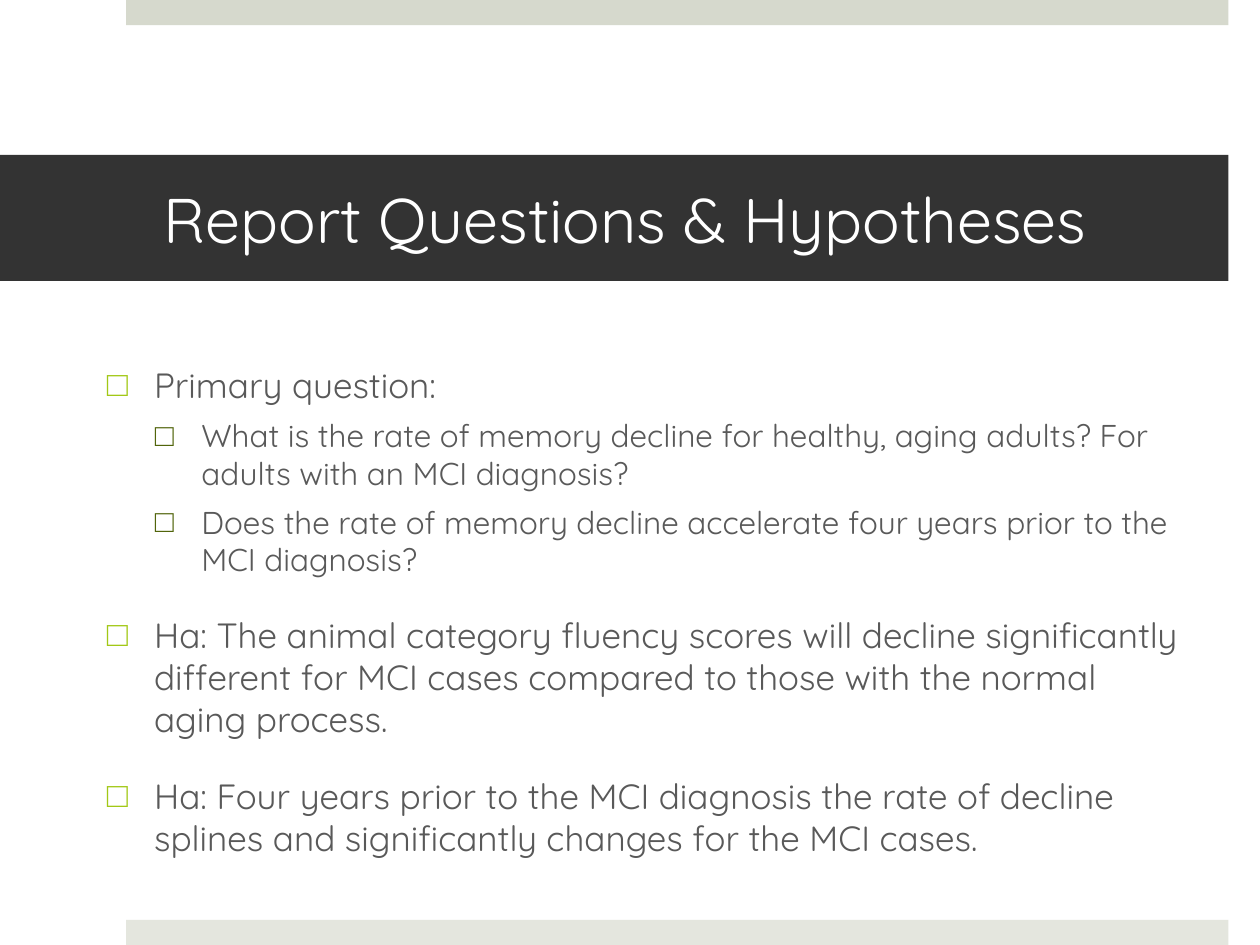
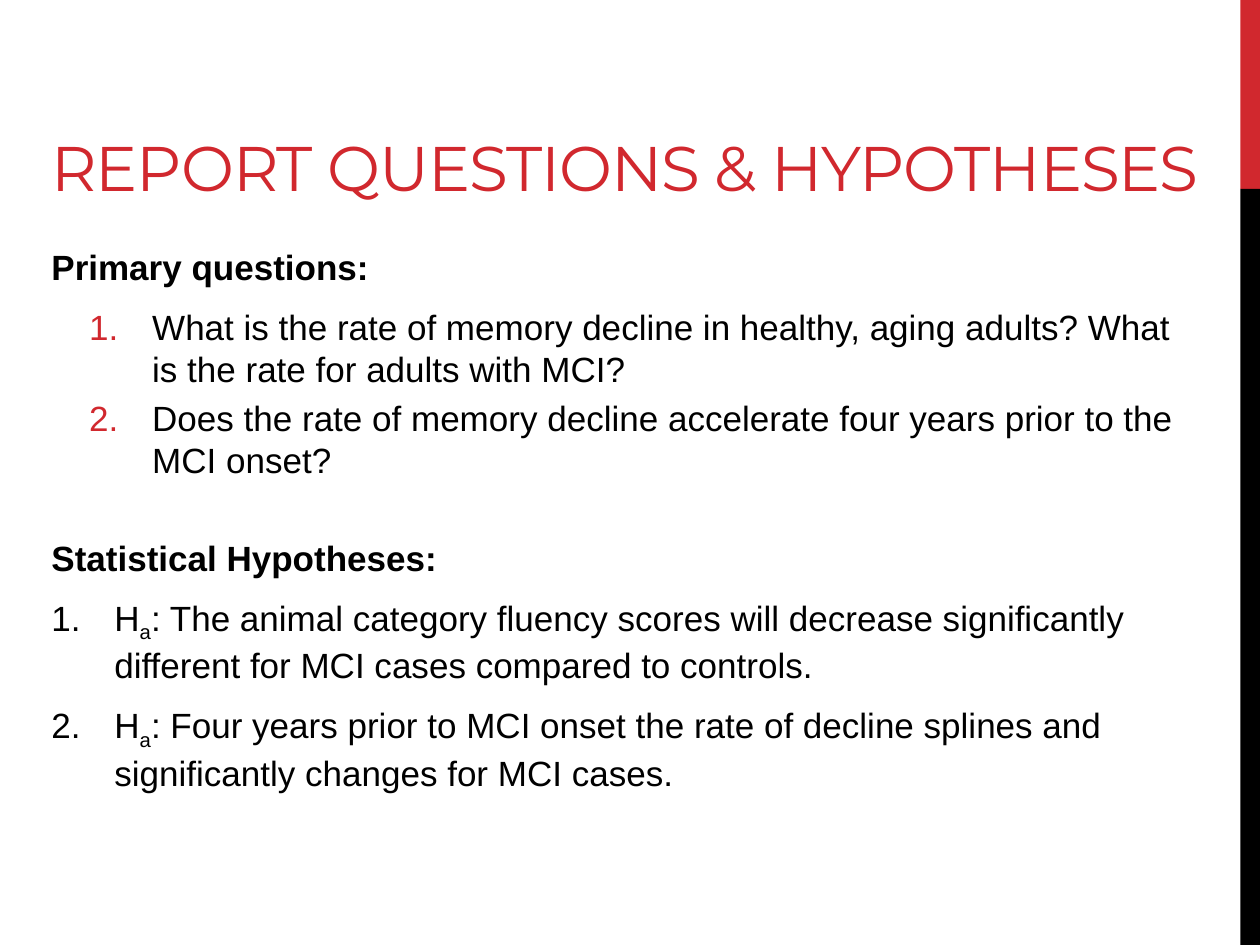
Before and after one commit to Delgoulding/Biostat-Projects, a slide deck: slide 2 of Project3/Reports/Project 3 Presentation.pptx. Drawn at 1260x945 pixels with LibreOffice and Linux fonts; fonts in the diff are those of the drawing. Boxes give left, top, right and bottom in pixels: in the first picture for what was removed or moved away, otherwise in the second. Text is boxed around its words. In the diff, an @@ line names an element or a change of style, - is before the commit and + after.

```diff
--- a/Project3/Reports/Project 3 Presentation.pptx
+++ b/Project3/Reports/Project 3 Presentation.pptx
@@ title "REPORT QUESTIONS & HYPOTHESES": place and size @@
-title "REPORT QUESTIONS & HYPOTHESES" at (0,155,1228,281)
+title "REPORT QUESTIONS & HYPOTHESES" at (51,146,1199,200)
@@ title "REPORT QUESTIONS & HYPOTHESES" at (51,146,1199,200): vertical alignment middle to bottom; fill #333333 to none @@
@@ rectangle removed at (126,0,1228,25) @@
@@ rectangle added at (1240,0,1260,189), fill #D1282E @@
@@ title at (51,146,1199,200): text changed; font Quicksand to Montserrat; text colour #FFFFFF to #D1282E @@
-Report Questions & Hypotheses
+REPORT QUESTIONS & HYPOTHESES
@@ rectangle added at (1240,189,1260,945), fill #000000 @@
@@ text at (51,254,1172,792): text changed; font Quicksand to Arial; text colour #595959 to #000000 @@
-□ Primary question:
-  □ What is the rate of memory decline for healthy, aging adults? For adults with an MCI diagnosis?
-  □ Does the rate of memory decline accelerate four years prior to the MCI diagnosis?
-□ Ha: The animal category fluency scores will decline significantly different for MCI cases compared to those with the normal aging process.
-□ Ha: Four years prior to the MCI diagnosis the rate of decline splines and significantly changes for the MCI cases.
+Primary questions:
+  1. What is the rate of memory decline in healthy, aging adults? What is the rate for adults with MCI?
+  2. Does the rate of memory decline accelerate four years prior to the MCI onset?
+Statistical Hypotheses:
+1. Ha: The animal category fluency scores will decrease significantly different for MCI cases compared to controls.
+2. Ha: Four years prior to MCI onset the rate of decline splines and significantly changes for MCI cases.
@@ rectangle removed at (126,920,1228,945) @@
```
Also in this commit, not shown: 6 other slides changed, 5 other files.
